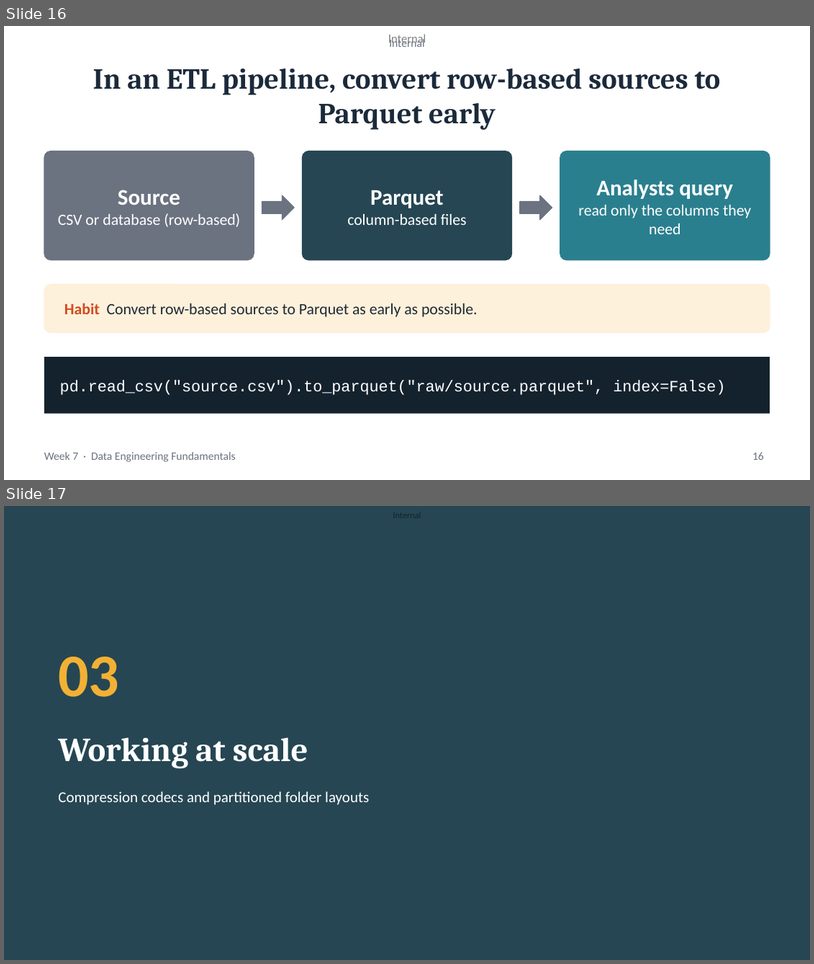
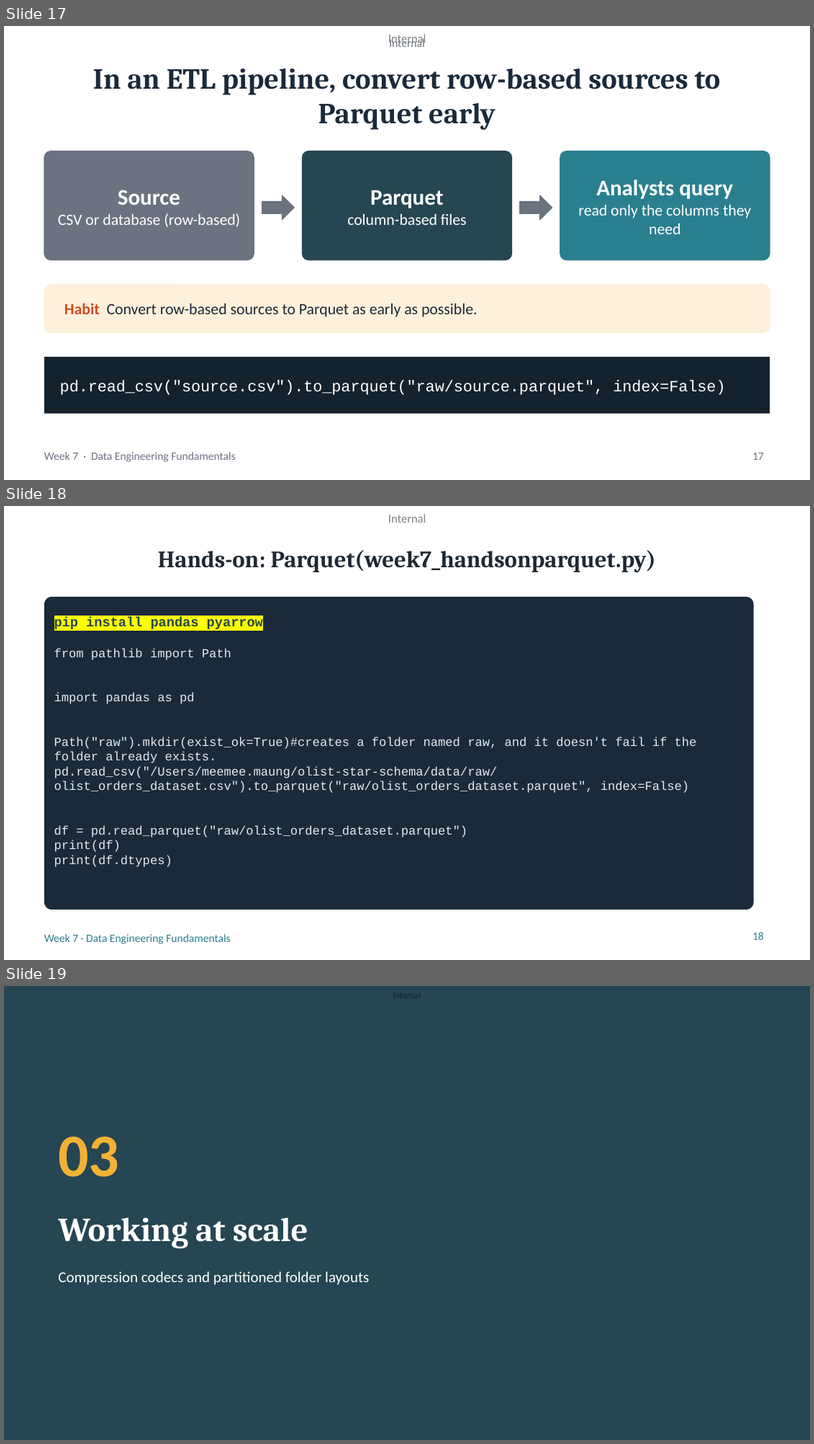
Before and after one commit to joejoe192/olist-de-capstone, a slide deck: week7_day_1_file_formats_and_working_at_scale.pptx. Shown one above the other, each under a label of ours: slides 16 and 17 before the commit, slides 17, 18 and 19 after it. The pictures are 814x964 and 814x1444 pixels, drawn with LibreOffice and Linux fonts; fonts in the diff are those of the drawing. Boxes give left, top, right and bottom in pixels: in the first picture for what was removed or moved away, otherwise in the second. Text is boxed around its words. In the diff, an @@ line names an element or a change of style, - is before the commit and + after.

```diff
--- a/week7_day_1_file_formats_and_working_at_scale.pptx
+++ b/week7_day_1_file_formats_and_working_at_scale.pptx
@@ slide 18 added at [4,506,810,960], background #FFFFFF; not listed: 1 template element that a slide beside it also shows @@
@@ title added at [158,550,656,572], 28 pt, text #1F2933, bold @@
+Hands-on: Parquet(week7_handsonparquet.py)
@@ rounded rectangle added at [44,597,754,909], fill #1B2A3A @@
@@ text added at [54,617,263,629], 16 pt, text #264653, bold @@
+pip install pandas pyarrow
@@ text added at [54,648,697,867], 14.7 pt, text #E2E8F0 @@
+from pathlib import Path
+import pandas as pd
+Path("raw").mkdir(exist_ok=True)#creates a folder named raw, and it doesn't fail if the folder already exists.
+pd.read_csv("/Users/meemee.maung/olist-star-schema/data/raw/olist_orders_dataset.csv").to_parquet("raw/olist_orders_dataset.parquet", index=False)
+df = pd.read_parquet("raw/olist_orders_dataset.parquet")
+print(df)
+print(df.dtypes)
@@ text added at [44,934,230,944], 13.3 pt, text #2A7F8E @@
+Week 7 · Data Engineering Fundamentals
@@ page number added at [753,932,764,939], 13.3 pt, text #2A7F8E @@
+18
@@ what was slide 16 is now slide 17 @@
@@ page number at [753,452,764,459]: text changed @@
-16
+17
@@ what was slide 17 is now slide 19 @@
```
Also in this commit, not shown: 7 slides changed, 2 other slides added.
